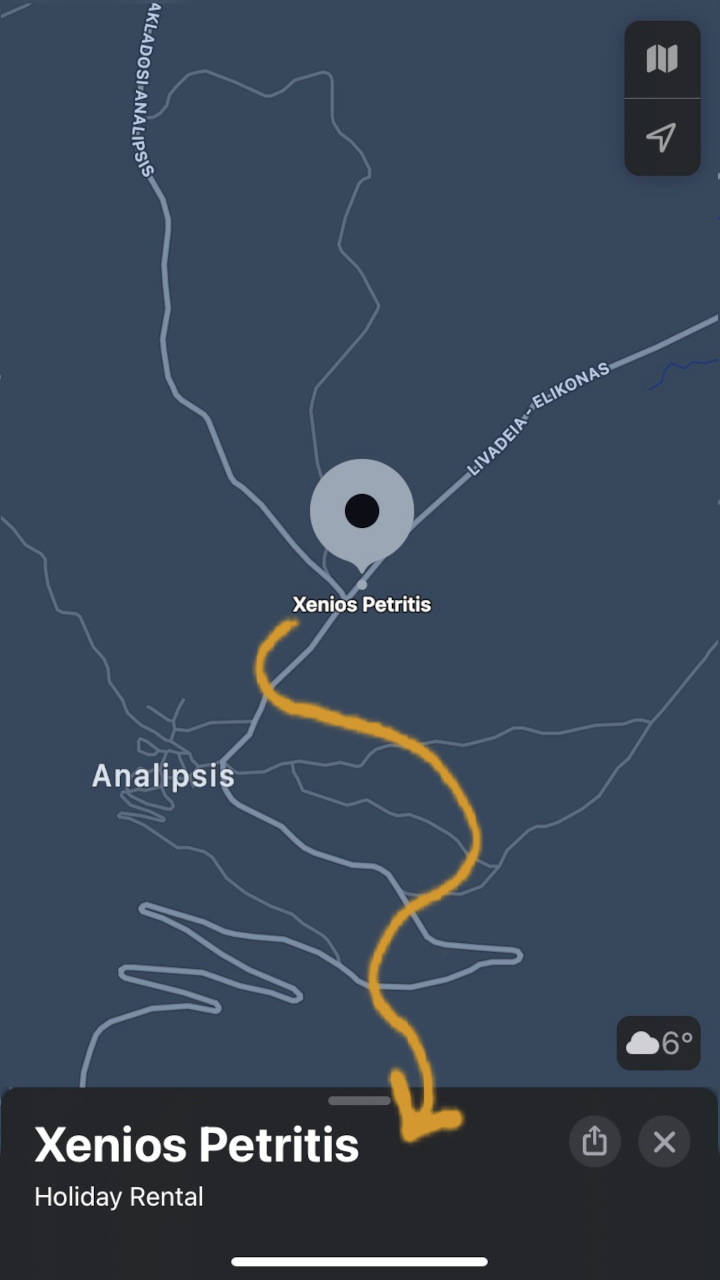
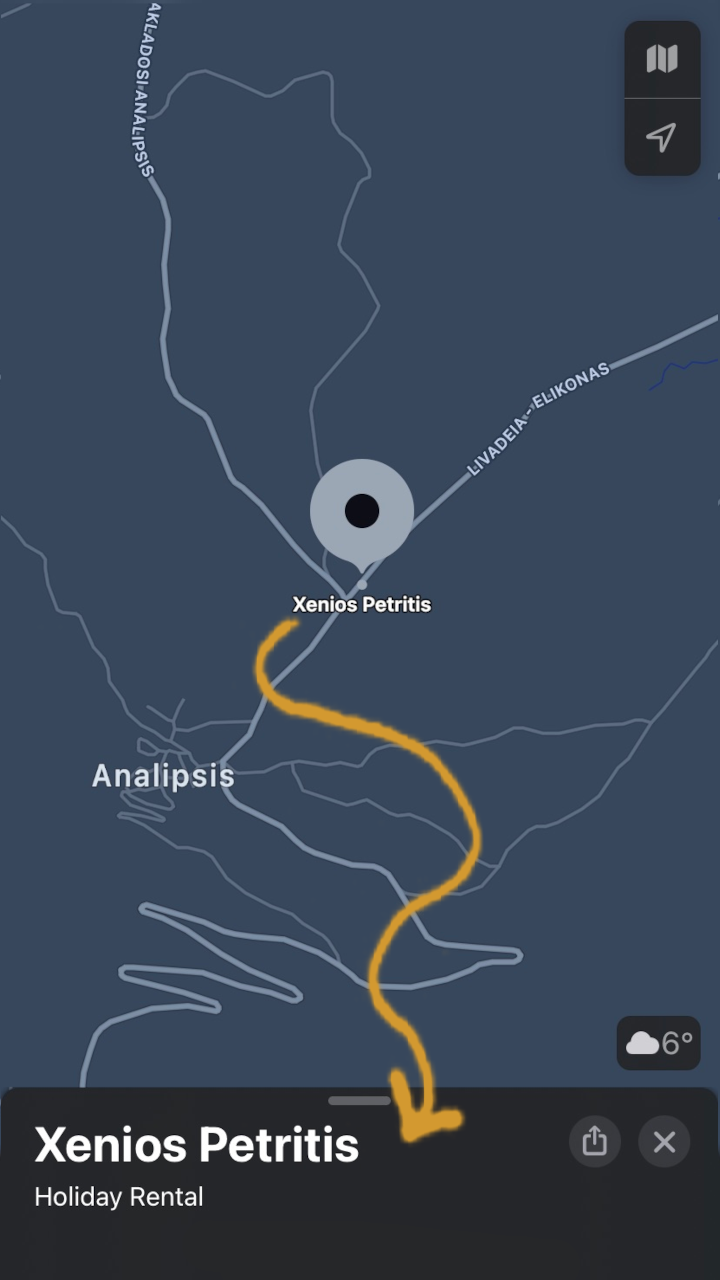
Layers edited between the first and the second 720 × 1280 image:
painted on "Layer" over [229, 1252, 493, 1267]
